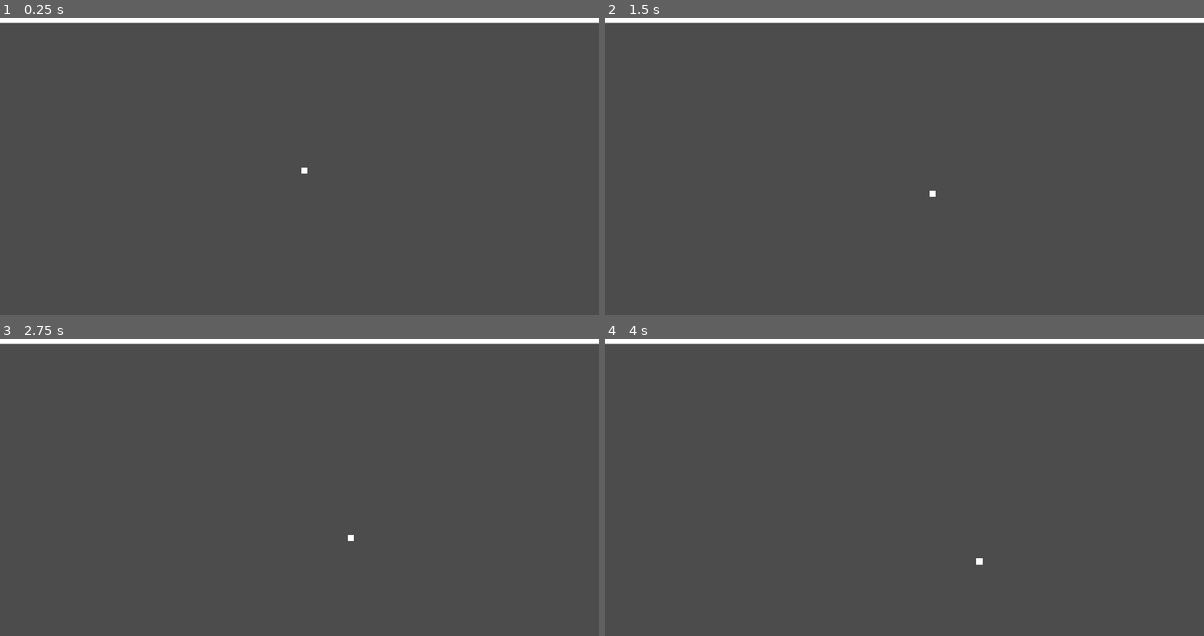
Above: before the commit, frames 1-4 (two rows, left to right).
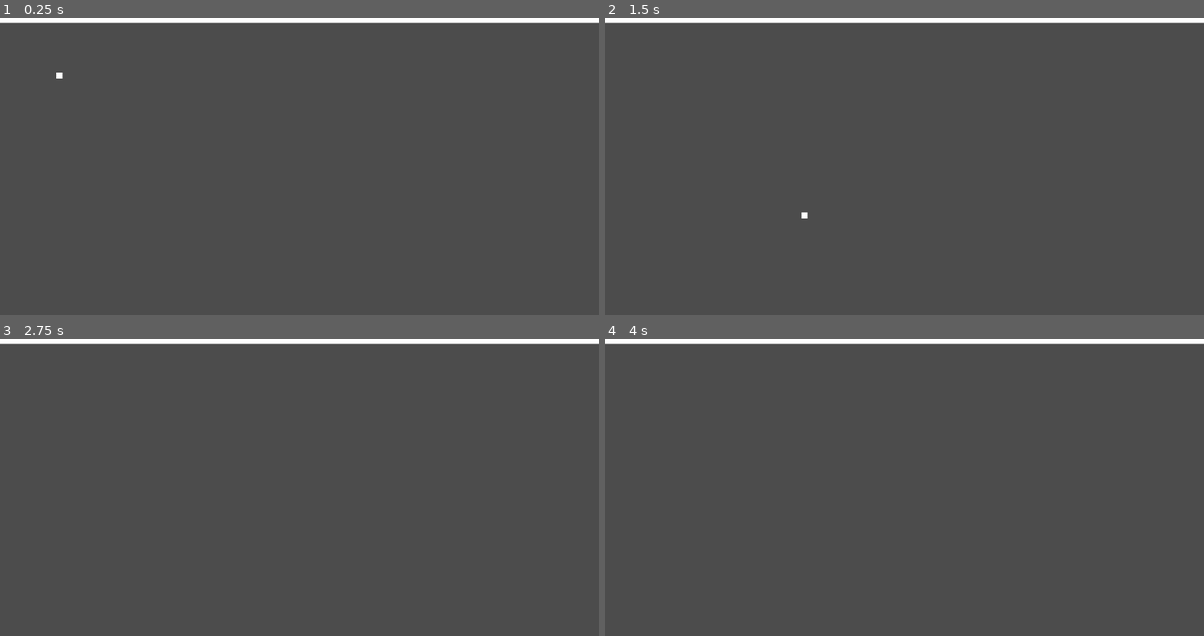
Above: after the commit, the same moments.

Repository: plutonic9/pong
Game: Godot game, scene res://Main.tscn
Two runs of this game, one before a commit and one after it. Both use one fixed random seed, a clock stepped at 60 frames per second and the inputs below.
Inputs:
- Up to frame 1 (0.25 s): no input
- Up to frame 2 (1.5 s): no input
- Up to frame 3 (2.75 s): no input
- Up to frame 4 (4 s): no input

The runs differ from the first frame. In frame 1, less than 0.1% of the frame differs, in the area x 9-52%, y 18-53%; in frame 2, less than 0.1%, in the area x 32-56%, y 58-68%; in frame 3, less than 0.1%; in frame 4, less than 0.1%.

Commit message:
Refactor ball to have speed as a variable

Diff:
--- a/Ball.gd
+++ b/Ball.gd
@@ -2,6 +2,8 @@
 
 var pos_x: int
 var pos_y: int
+
+var speed : int
 
 
 
@@ -13,8 +15,9 @@
 # Called when the node enters the scene tree for the first time.
 func _ready():
 	pass # Replace with function body.
-	pos_x = 960
-	pos_y = 480
+	pos_x = 100
+	pos_y = 100
+	speed = 400
 	self.position = Vector2(pos_x, pos_y)
 
 
@@ -23,8 +26,9 @@
 
 
 # Called every frame. 'delta' is the elapsed time since the previous frame.
-func _process(delta):
+func _physics_process(delta):
 #	pass
-	pos_x += 100 * delta
-	pos_y += 100 * delta
+
+	pos_x += speed * delta
+	pos_y += speed * delta
 	self.position = Vector2(pos_x, pos_y)
